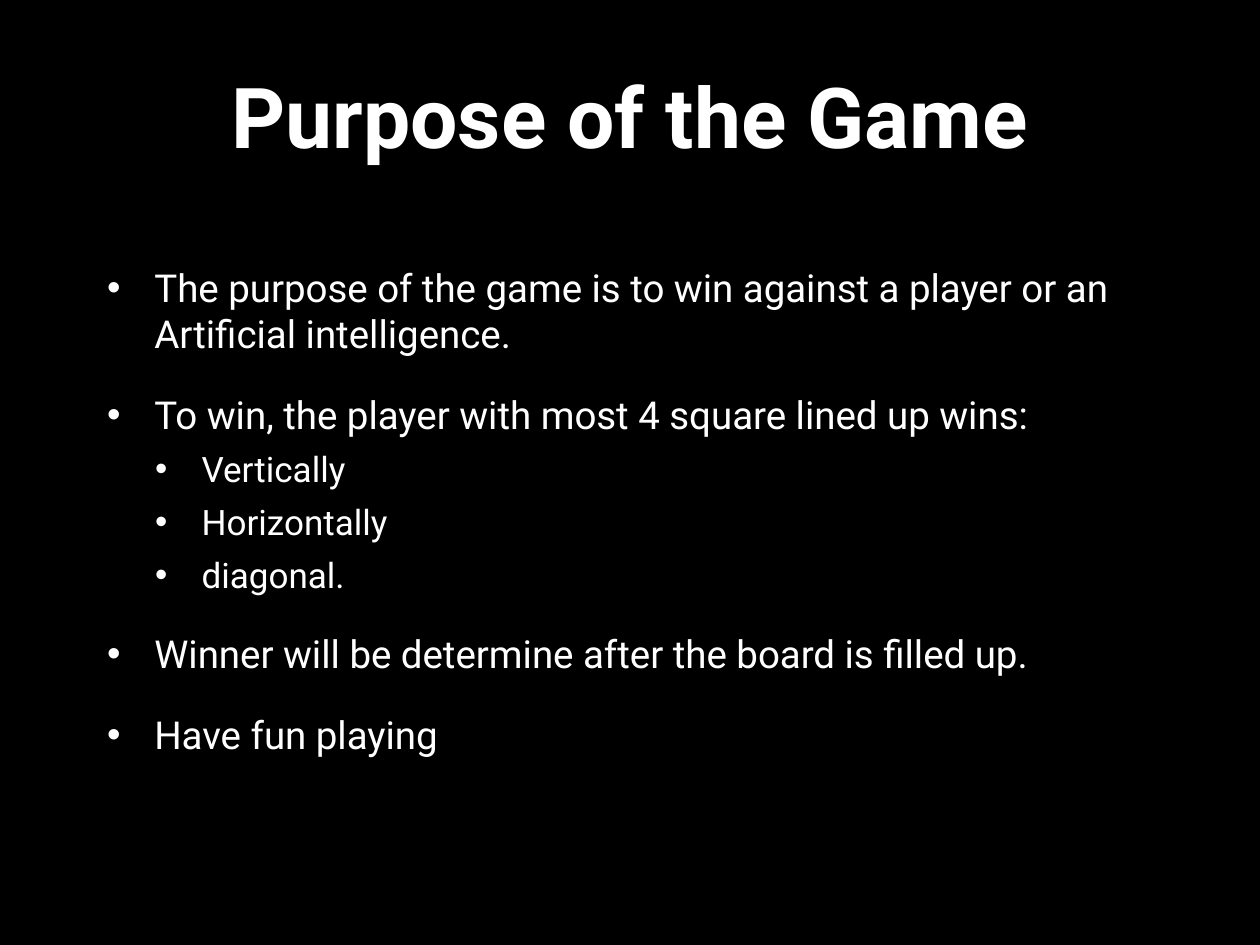
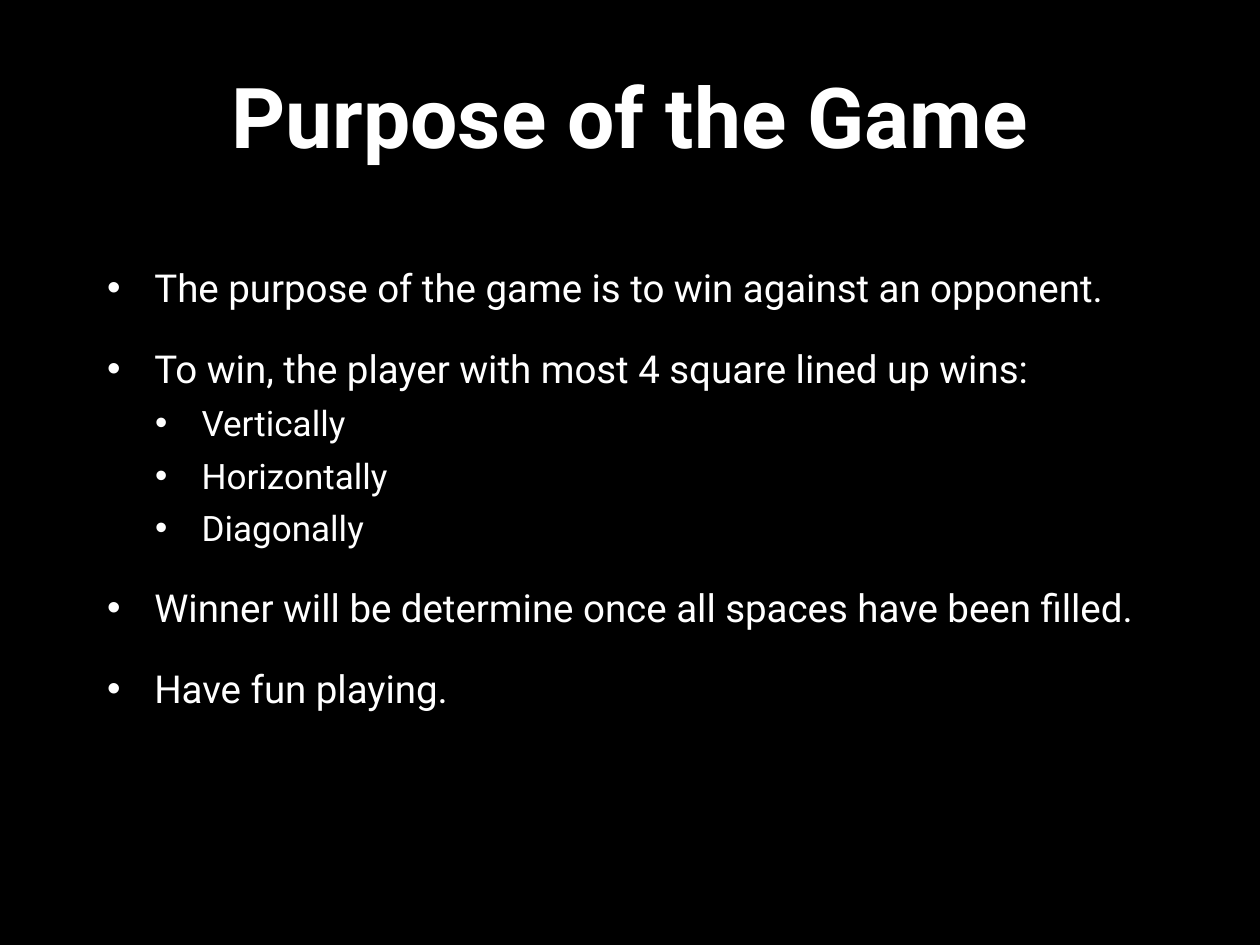
Before and after one commit to Amatarasu/A-Team, a slide deck: slide 3 of Power Point Presentation.pptx. Drawn at 1260x945 pixels with LibreOffice and Linux fonts; fonts in the diff are those of the drawing; background and template pictures are left out. Boxes give left, top, right and bottom in pixels: in the first picture for what was removed or moved away, otherwise in the second. Text is boxed around its words. In the diff, an @@ line names an element or a change of style, - is before the commit and + after.

```diff
--- a/Power Point Presentation.pptx
+++ b/Power Point Presentation.pptx
@@ text at <box>154,272,1102,310</box>: text changed @@
-• The purpose of the game is to win against a player or an Artificial intelligence.
+• The purpose of the game is to win against an opponent.
@@ text at <box>154,514,1133,712</box>: text changed @@
-  • diagonal.
-• Winner will be determine after the board is filled up.
-• Have fun playing
+  • Diagonally
+• Winner will be determine once all spaces have been filled.
+• Have fun playing.
```
Also in this commit, not shown: 5 other slides changed, 1 slide added, 4 other files.
